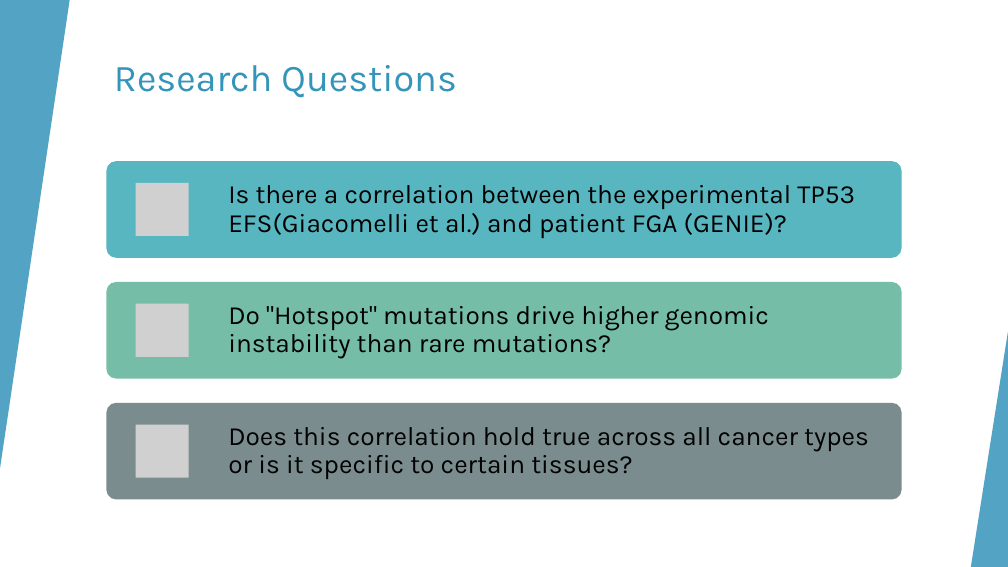
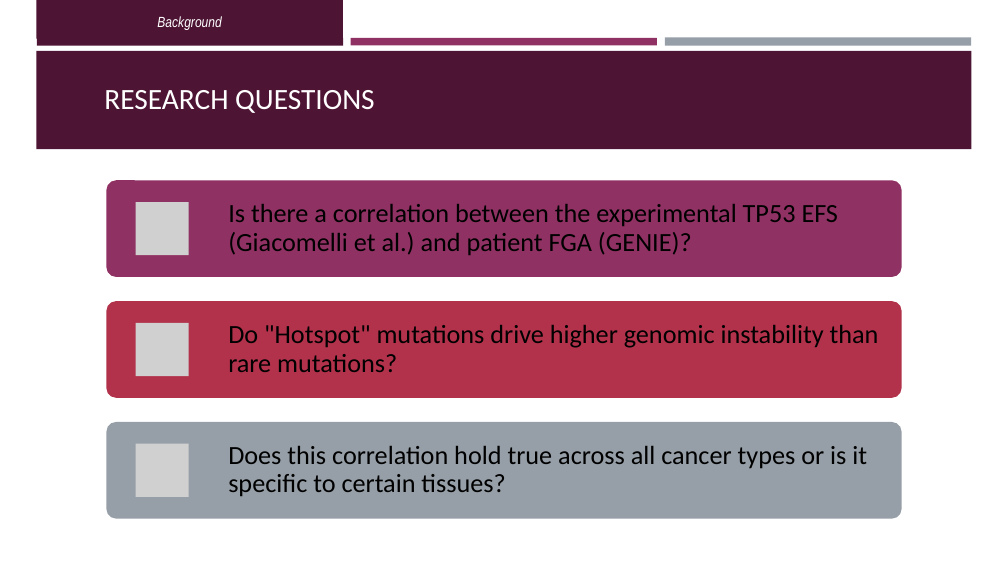
Before and after one commit to OrnitB/cancer_bioinformatics, a slide deck: slide 8 of project/project_background/Final Project Presentation - Ornit - Cancer Bioinfo March 2026.pptx (slide 5 before the commit). Drawn at 1008x567 pixels with LibreOffice and Linux fonts; fonts in the diff are those of the drawing; grey boxes stand for pictures. Boxes give left, top, right and bottom in pixels: in the first picture for what was removed or moved away, otherwise in the second. Text is boxed around its words. In the diff, an @@ line names an element or a change of style, - is before the commit and + after.

```diff
--- a/project/project_background/Final Project Presentation - Ornit - Cancer Bioinfo March 2026.pptx
+++ b/project/project_background/Final Project Presentation - Ornit - Cancer Bioinfo March 2026.pptx
@@ rectangle removed at <box>0,0,1008,567</box> @@
@@ triangle removed at <box>0,0,70,469</box> @@
@@ text added at <box>157,16,221,30</box>, 14 pt, text #FFFFFF, italic @@
+Background
@@ rectangle added at <box>36,51,972,149</box>, fill #4D1434 @@
@@ rectangle added at <box>37,38,343,45</box>, fill #4D1434 @@
@@ rectangle added at <box>351,38,657,45</box>, fill #903163 @@
@@ rectangle added at <box>665,38,971,46</box>, fill #969FA7 @@
@@ title "RESEARCH QUESTIONS" at <box>104,90,375,113</box>: vertical alignment top to bottom @@
@@ title at <box>104,90,375,113</box>: text changed; size 36 to 28 pt; font Karla to Calibri; text colour #3494BA to #FFFFFF @@
-Research Questions
+RESEARCH QUESTIONS
@@ 3 rounded rectangles, 2 texts: place and size @@
-3 rounded rectangles, 2 texts at <box>107,161,902,500</box>
+3 rounded rectangles, 2 texts at <box>107,181,902,519</box>
@@ rounded rectangle at <box>107,181,902,278</box>: fill #58B6C0 to #903163 @@
@@ picture removed at <box>135,183,188,236</box> @@
@@ picture added at <box>135,202,188,255</box> @@
@@ text at <box>228,204,839,255</box>: text changed; font Karla to Calibri @@
-Is there a correlation between the experimental TP53 EFS(Giacomelli et al.) and patient FGA (GENIE)?
+Is there a correlation between the experimental TP53 EFS (Giacomelli et al.) and patient FGA (GENIE)?
@@ rounded rectangle at <box>107,301,902,398</box>: fill #75BDA7 to #B2324B @@
@@ picture removed at <box>135,304,188,357</box> @@
@@ picture added at <box>135,323,188,376</box> @@
@@ text "Do "Hotspot" mutations drive higher ..." at <box>228,325,879,372</box>: font Karla to Calibri @@
@@ group removed at <box>0,0,1008,567</box>: 5 freeform shapes, 3 triangles, 2 lines @@
@@ triangle removed at <box>971,332,1008,567</box> @@
@@ rounded rectangle at <box>107,422,902,519</box>: fill #7A8C8E to #969FA7 @@
@@ picture removed at <box>135,425,188,478</box> @@
@@ picture added at <box>135,444,188,497</box> @@
@@ text "Does this correlation hold true ..." at <box>228,446,867,496</box>: font Karla to Calibri @@
```
Also in this commit, not shown: 7 other slides changed, 8 slides added, 5 slides removed.
